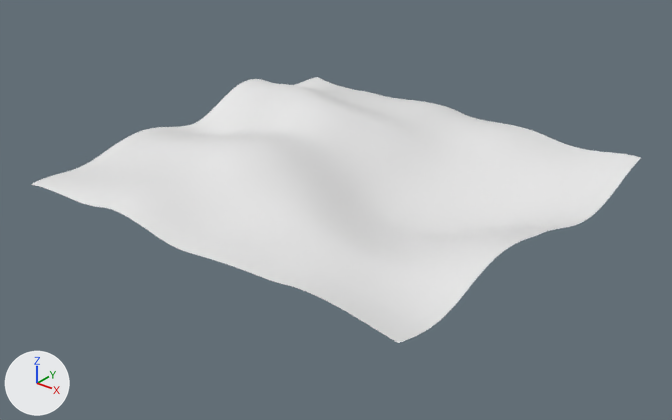
The Blender file assets/Models/Ground/UneavenPlane.blend as it was, and as the next commit left it.
Both versions are drawn from a camera (50 mm lens) standing at (2.44, -3.12, 1.91) and looking at (0.02, -0.1, 0.03). Arrows for +X, +Y and +Z are at lower left; the lights stay in place.

In view in the first picture: 'Landscape'.
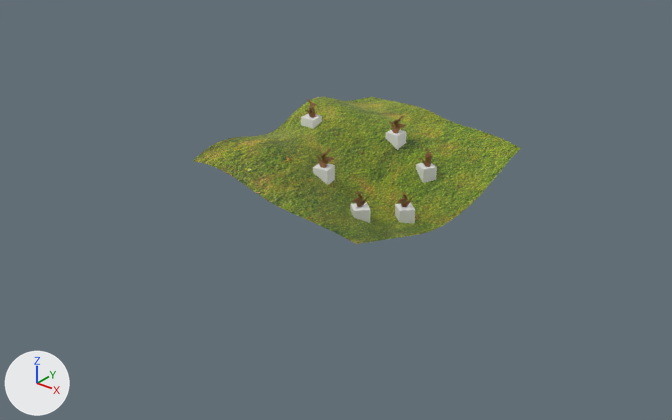
Pixel boxes [x1, y1, x2, y2] of what changed, in the pictures (672 x 420 px):
'Landscape', reshaped (46% narrower, 45% shorter): before [31, 77, 641, 343]; after [193, 97, 521, 244]
'Cube.007', added: after [395, 203, 415, 223]
'Cube.003', added: after [313, 163, 335, 185]
'Cube.009', added: after [416, 163, 437, 183]
'Cube.005', added: after [350, 202, 370, 223]
'Cube', added: after [385, 130, 406, 150]
'Cube.011', added: after [301, 114, 322, 129]
'Cube.004', added: after [315, 148, 334, 168]
'Cube.002', added: after [389, 116, 406, 133]
'Cube.010', added: after [419, 148, 433, 167]
'Cube.006', added: after [352, 191, 371, 207]
'Cube.008', added: after [397, 192, 415, 207]
'Cube.012', added: after [306, 99, 316, 118]
part 1 of me_landscape, deleted: before [31, 77, 641, 343]
part 2 of me_landscape, recoloured (white to green): [193, 97, 521, 244] in both

Patch to the scene script:
```diff
--- a/assets/Models/Ground/UneavenPlane.blend.py
+++ b/assets/Models/Ground/UneavenPlane.blend.py
@@ mat_material_001 @@
+mat_material_001 = principled_material('Material.001')
+mat_material_001.texture = img_grasdiffuse2_jpg
@@ me_landscape @@
 # used by ob_landscape; location = (0.0, 0.0, 0.0); scale = (1.01, 1.01, 1.01)
-me_landscape.from_pydata(...)  # 16384 vertices, 16129 faces; spans x -1.0..1.0, y -1.0..1.0, z 0.02..0.37
+me_landscape.from_pydata(...)  # 5015 vertices, 4872 faces; spans x -0.43..0.48, y -0.54..0.78, z 0.02..0.37
+# me_landscape part 1: 11369 vertices removed from x -1.0..1.0, y -1.0..1.0, z 0.02..0.37
+# me_landscape part 2: 4872 faces spanning x -0.43..0.48, y -0.54..0.78, z 0.02..0.37 switch from no material to mat_material_001 (picture img_grasdiffuse2_jpg)
@@ ob_cube_012 @@
+ob_cube_012 = bpy.data.objects.new('Cube.012', me_cube_008)  # 48 vertices, 46 faces; spans x -4.5..2.39, y -1.8..2.77, z -1.16..9.82; in mat_material_002 (brown #7a5223)
+ob_cube_012.location = (-0.29, 0.112, 0.31)
+ob_cube_012.rotation_euler = (0.0, 0.0, -4.652)  # degrees (0, 0, -267)
+ob_cube_012.scale = (0.0127, 0.0127, 0.0127)
@@ ob_cube_011 @@
+ob_cube_011 = bpy.data.objects.new('Cube.011', me_aabbcollision_1_005)  # a box spanning x -1.0..1.0, y -1.0..1.0, z -1.0..1.0
+ob_cube_011.location = (-0.29, 0.1, 0.324)
+ob_cube_011.rotation_euler = (0.0, 0.0, -4.652)  # degrees (0, 0, -267)
+ob_cube_011.scale = (0.0361, 0.0361, 0.0361)
@@ ob_cube_010 @@
+ob_cube_010 = bpy.data.objects.new('Cube.010', me_cube_008.copy())
+ob_cube_010.location = (0.234, 0.339, 0.117)
+ob_cube_010.rotation_euler = (0.0, 0.0, -5.191)  # degrees (0, 0, -297)
+ob_cube_010.scale = (0.0127, 0.0127, 0.0127)
@@ ob_cube_009 @@
+ob_cube_009 = bpy.data.objects.new('Cube.009', me_aabbcollision_1_005.copy())
+ob_cube_009.location = (0.228, 0.329, 0.131)
+ob_cube_009.rotation_euler = (0.0, 0.0, -5.191)  # degrees (0, 0, -297)
+ob_cube_009.scale = (0.0361, 0.0361, 0.0361)
@@ ob_cube_008 @@
+ob_cube_008 = bpy.data.objects.new('Cube.008', me_cube_008.copy())
+ob_cube_008.location = (0.327, -0.008, 0.055)
+ob_cube_008.rotation_euler = (0.0, 0.0, -2.274)  # degrees (0, 0, -130)
+ob_cube_008.scale = (0.0127, 0.0127, 0.0127)
@@ ob_cube_007 @@
+ob_cube_007 = bpy.data.objects.new('Cube.007', me_aabbcollision_1_005.copy())
+ob_cube_007.location = (0.336, 0.001, 0.068)
+ob_cube_007.rotation_euler = (0.0, 0.0, -2.274)  # degrees (0, 0, -130)
+ob_cube_007.scale = (0.0361, 0.0361, 0.0361)
@@ ob_cube_006 @@
+ob_cube_006 = bpy.data.objects.new('Cube.006', me_cube_008.copy())
+ob_cube_006.location = (0.253, -0.242, 0.122)
+ob_cube_006.rotation_euler = (0.0, 0.0, -2.274)  # degrees (0, 0, -130)
+ob_cube_006.scale = (0.0127, 0.0127, 0.0127)
@@ ob_cube_005 @@
+ob_cube_005 = bpy.data.objects.new('Cube.005', me_aabbcollision_1_005.copy())
+ob_cube_005.location = (0.262, -0.233, 0.135)
+ob_cube_005.rotation_euler = (0.0, 0.0, -2.274)  # degrees (0, 0, -130)
+ob_cube_005.scale = (0.0361, 0.0361, 0.0361)
@@ ob_cube_004 @@
+ob_cube_004 = bpy.data.objects.new('Cube.004', me_cube_008.copy())
+ob_cube_004.location = (0.021, -0.171, 0.223)
+ob_cube_004.rotation_euler = (0.0, 0.0, 0.204)  # degrees (0, 0, 12)
+ob_cube_004.scale = (0.0127, 0.0127, 0.0127)
@@ ob_cube_003 @@
+ob_cube_003 = bpy.data.objects.new('Cube.003', me_aabbcollision_1_005.copy())
+ob_cube_003.location = (0.009, -0.172, 0.236)
+ob_cube_003.rotation_euler = (0.0, 0.0, 0.204)  # degrees (0, 0, 12)
+ob_cube_003.scale = (0.0361, 0.0361, 0.0361)
@@ ob_cube_002 @@
+ob_cube_002 = bpy.data.objects.new('Cube.002', me_cube_008.copy())
+ob_cube_002.location = (0.045, 0.349, 0.234)
+ob_cube_002.scale = (0.0127, 0.0127, 0.0127)
@@ ob_cube @@
+ob_cube = bpy.data.objects.new('Cube', me_aabbcollision_1_005.copy())
+ob_cube.location = (0.032, 0.349, 0.247)
+ob_cube.scale = (0.0361, 0.0361, 0.0361)
```
